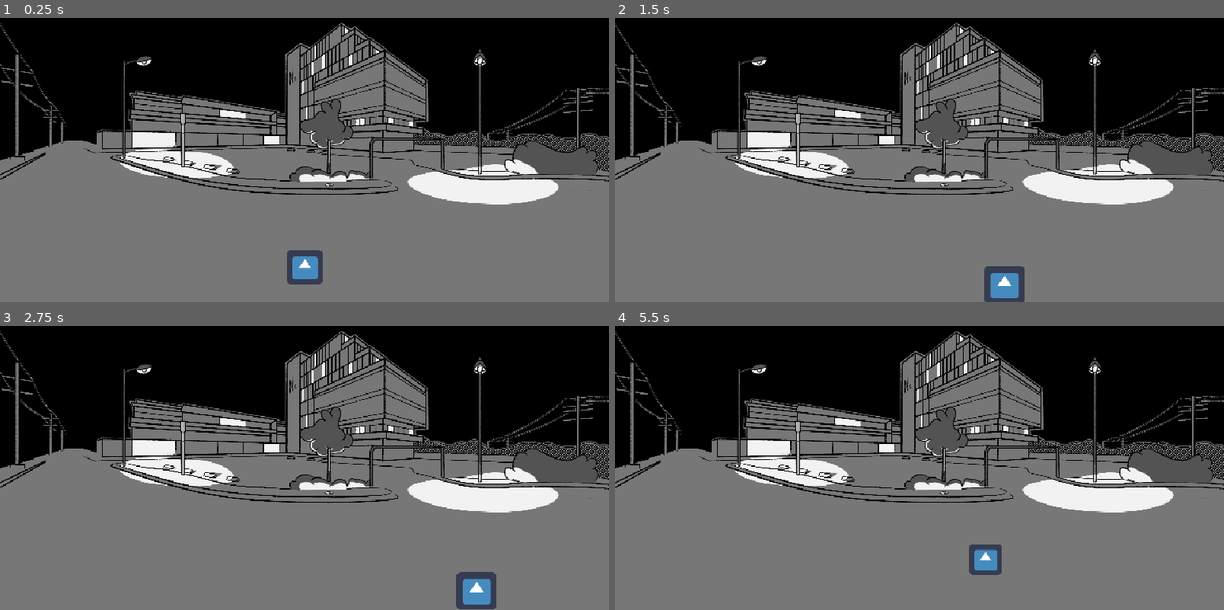
Above: before the commit, frames 1-4 (two rows, left to right).
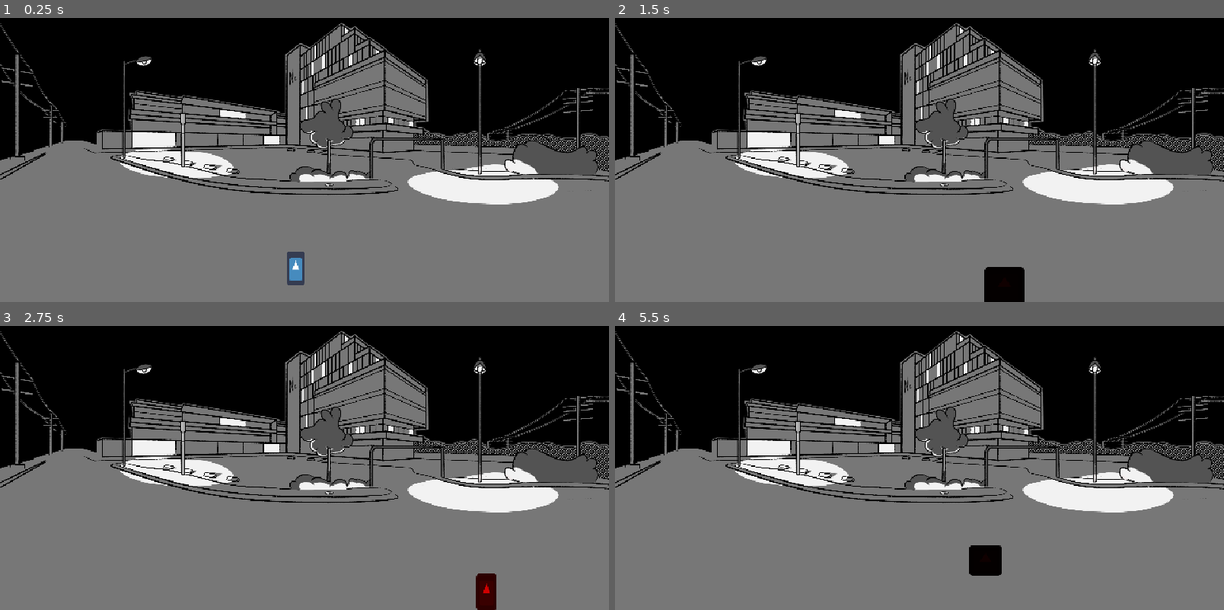
Above: after the commit, the same moments.

Repository: polterskn/godot-terminal-clone
Game: Godot game, scene res://scenes/locations/map_left/main_left.tscn
Same seed, same stepped clock (60 frames per second), same inputs: the game is played once before the commit and once after it. The project has no main scene, so this scene is started directly. The engine's default icon, where the game draws it, is replaced by a stand-in: a white triangle on a blue panel in a dark square.
Inputs:
- Up to frame 1 (0.25 s): no input
- Up to frame 2 (1.5 s): tap Enter at 0.5 s; hold Right (ui_right) 0.53-1.28 s; hold Down (ui_down) from 1.28 s (still down)
- Up to frame 3 (2.75 s): tap Space at 2 s; release Down (ui_down) at 2.03 s; hold Right (ui_right) from 2.03 s (still down)
- Up to frame 4 (5.5 s): release Right (ui_right) at 2.78 s; hold Up (ui_up) 2.78-3.53 s; hold Left (ui_left) 3.53-5.03 s; hold Down (ui_down) from 5.03 s (still down)

The runs differ from the first frame. In frame 1, 0.5% of the frame differs, in the area x 47-53%, y 81-95%; in frame 2, 0.8%; in frame 3, 0.9%, in the area x 74-82%, y 86-100%; in frame 4, 0.6%.

Commit message:
Added animation tree to player

Diff:
--- a/scenes/entities/player/player_controller.tscn
+++ b/scenes/entities/player/player_controller.tscn
@@ -6,6 +6,481 @@
 [sub_resource type="RectangleShape2D" id=1]
 extents = Vector2( 64, 10 )
 
+[sub_resource type="Animation" id=2]
+resource_name = "idle_E"
+length = 0.001
+tracks/0/type = "value"
+tracks/0/path = NodePath("spr:scale")
+tracks/0/interp = 1
+tracks/0/loop_wrap = true
+tracks/0/imported = false
+tracks/0/enabled = true
+tracks/0/keys = {
+"times": PoolRealArray( 0 ),
+"transitions": PoolRealArray( 1 ),
+"update": 0,
+"values": [ Vector2( 1, 1.875 ) ]
+}
+tracks/1/type = "value"
+tracks/1/path = NodePath("spr:position")
+tracks/1/interp = 1
+tracks/1/loop_wrap = true
+tracks/1/imported = false
+tracks/1/enabled = true
+tracks/1/keys = {
+"times": PoolRealArray( 0 ),
+"transitions": PoolRealArray( 1 ),
+"update": 0,
+"values": [ Vector2( 32, -48 ) ]
+}
+tracks/2/type = "value"
+tracks/2/path = NodePath("spr:flip_v")
+tracks/2/interp = 1
+tracks/2/loop_wrap = true
+tracks/2/imported = false
+tracks/2/enabled = true
+tracks/2/keys = {
+"times": PoolRealArray( 0 ),
+"transitions": PoolRealArray( 1 ),
+"update": 1,
+"values": [ false ]
+}
+tracks/3/type = "value"
+tracks/3/path = NodePath("spr:modulate")
+tracks/3/interp = 1
+tracks/3/loop_wrap = true
+tracks/3/imported = false
+tracks/3/enabled = true
+tracks/3/keys = {
+"times": PoolRealArray( 0 ),
+"transitions": PoolRealArray( 1 ),
+"update": 0,
+"values": [ Color( 1, 1, 1, 1 ) ]
+}
+
+[sub_resource type="Animation" id=3]
+resource_name = "idle_N"
+length = 0.001
+tracks/0/type = "value"
+tracks/0/path = NodePath("spr:scale")
+tracks/0/interp = 1
+tracks/0/loop_wrap = true
+tracks/0/imported = false
+tracks/0/enabled = true
+tracks/0/keys = {
+"times": PoolRealArray( 0 ),
+"transitions": PoolRealArray( 1 ),
+"update": 0,
+"values": [ Vector2( 2, 1.875 ) ]
+}
+tracks/1/type = "value"
+tracks/1/path = NodePath("spr:position")
+tracks/1/interp = 1
+tracks/1/loop_wrap = true
+tracks/1/imported = false
+tracks/1/enabled = true
+tracks/1/keys = {
+"times": PoolRealArray( 0 ),
+"transitions": PoolRealArray( 1 ),
+"update": 0,
+"values": [ Vector2( 0, -48 ) ]
+}
+tracks/2/type = "value"
+tracks/2/path = NodePath("spr:flip_v")
+tracks/2/interp = 1
+tracks/2/loop_wrap = true
+tracks/2/imported = false
+tracks/2/enabled = true
+tracks/2/keys = {
+"times": PoolRealArray( 0 ),
+"transitions": PoolRealArray( 1 ),
+"update": 1,
+"values": [ false ]
+}
+tracks/3/type = "value"
+tracks/3/path = NodePath("spr:modulate")
+tracks/3/interp = 1
+tracks/3/loop_wrap = true
+tracks/3/imported = false
+tracks/3/enabled = true
+tracks/3/keys = {
+"times": PoolRealArray( 0 ),
+"transitions": PoolRealArray( 1 ),
+"update": 0,
+"values": [ Color( 1, 1, 1, 1 ) ]
+}
+
+[sub_resource type="Animation" id=4]
+resource_name = "idle_S"
+length = 0.001
+tracks/0/type = "value"
+tracks/0/path = NodePath("spr:flip_v")
+tracks/0/interp = 1
+tracks/0/loop_wrap = true
+tracks/0/imported = false
+tracks/0/enabled = true
+tracks/0/keys = {
+"times": PoolRealArray( 0 ),
+"transitions": PoolRealArray( 1 ),
+"update": 1,
+"values": [ true ]
+}
+tracks/1/type = "value"
+tracks/1/path = NodePath("spr:scale")
+tracks/1/interp = 1
+tracks/1/loop_wrap = true
+tracks/1/imported = false
+tracks/1/enabled = true
+tracks/1/keys = {
+"times": PoolRealArray( 0 ),
+"transitions": PoolRealArray( 1 ),
+"update": 0,
+"values": [ Vector2( 2, 1.875 ) ]
+}
+tracks/2/type = "value"
+tracks/2/path = NodePath("spr:position")
+tracks/2/interp = 1
+tracks/2/loop_wrap = true
+tracks/2/imported = false
+tracks/2/enabled = true
+tracks/2/keys = {
+"times": PoolRealArray( 0 ),
+"transitions": PoolRealArray( 1 ),
+"update": 0,
+"values": [ Vector2( 0, -48 ) ]
+}
+tracks/3/type = "value"
+tracks/3/path = NodePath("spr:modulate")
+tracks/3/interp = 1
+tracks/3/loop_wrap = true
+tracks/3/imported = false
+tracks/3/enabled = true
+tracks/3/keys = {
+"times": PoolRealArray( 0 ),
+"transitions": PoolRealArray( 1 ),
+"update": 0,
+"values": [ Color( 1, 1, 1, 1 ) ]
+}
+
+[sub_resource type="Animation" id=5]
+resource_name = "idle_W"
+length = 0.001
+tracks/0/type = "value"
+tracks/0/path = NodePath("spr:flip_v")
+tracks/0/interp = 1
+tracks/0/loop_wrap = true
+tracks/0/imported = false
+tracks/0/enabled = true
+tracks/0/keys = {
+"times": PoolRealArray( 0 ),
+"transitions": PoolRealArray( 1 ),
+"update": 1,
+"values": [ false ]
+}
+tracks/1/type = "value"
+tracks/1/path = NodePath("spr:position")
+tracks/1/interp = 1
+tracks/1/loop_wrap = true
+tracks/1/imported = false
+tracks/1/enabled = true
+tracks/1/keys = {
+"times": PoolRealArray( 0 ),
+"transitions": PoolRealArray( 1 ),
+"update": 0,
+"values": [ Vector2( -32, -48 ) ]
+}
+tracks/2/type = "value"
+tracks/2/path = NodePath("spr:scale")
+tracks/2/interp = 1
+tracks/2/loop_wrap = true
+tracks/2/imported = false
+tracks/2/enabled = true
+tracks/2/keys = {
+"times": PoolRealArray( 0 ),
+"transitions": PoolRealArray( 1 ),
+"update": 0,
+"values": [ Vector2( 1, 1.875 ) ]
+}
+tracks/3/type = "value"
+tracks/3/path = NodePath("spr:modulate")
+tracks/3/interp = 1
+tracks/3/loop_wrap = true
+tracks/3/imported = false
+tracks/3/enabled = true
+tracks/3/keys = {
+"times": PoolRealArray( 0 ),
+"transitions": PoolRealArray( 1 ),
+"update": 0,
+"values": [ Color( 1, 1, 1, 1 ) ]
+}
+
+[sub_resource type="Animation" id=6]
+resource_name = "walk_E"
+loop = true
+tracks/0/type = "value"
+tracks/0/path = NodePath("spr:flip_v")
+tracks/0/interp = 1
+tracks/0/loop_wrap = true
+tracks/0/imported = false
+tracks/0/enabled = true
+tracks/0/keys = {
+"times": PoolRealArray( 0 ),
+"transitions": PoolRealArray( 1 ),
+"update": 1,
+"values": [ false ]
+}
+tracks/1/type = "value"
+tracks/1/path = NodePath("spr:modulate")
+tracks/1/interp = 1
+tracks/1/loop_wrap = true
+tracks/1/imported = false
+tracks/1/enabled = true
+tracks/1/keys = {
+"times": PoolRealArray( 0, 1 ),
+"transitions": PoolRealArray( 1, 1 ),
+"update": 0,
+"values": [ Color( 1, 0, 0, 1 ), Color( 0, 0, 0, 1 ) ]
+}
+tracks/2/type = "value"
+tracks/2/path = NodePath("spr:scale")
+tracks/2/interp = 1
+tracks/2/loop_wrap = true
+tracks/2/imported = false
+tracks/2/enabled = true
+tracks/2/keys = {
+"times": PoolRealArray( 0 ),
+"transitions": PoolRealArray( 1 ),
+"update": 0,
+"values": [ Vector2( 1, 1.875 ) ]
+}
+tracks/3/type = "value"
+tracks/3/path = NodePath("spr:position")
+tracks/3/interp = 1
+tracks/3/loop_wrap = true
+tracks/3/imported = false
+tracks/3/enabled = true
+tracks/3/keys = {
+"times": PoolRealArray( 0 ),
+"transitions": PoolRealArray( 1 ),
+"update": 0,
+"values": [ Vector2( 32, -48 ) ]
+}
+
+[sub_resource type="Animation" id=7]
+resource_name = "walk_N"
+loop = true
+tracks/0/type = "value"
+tracks/0/path = NodePath("spr:scale")
+tracks/0/interp = 1
+tracks/0/loop_wrap = true
+tracks/0/imported = false
+tracks/0/enabled = true
+tracks/0/keys = {
+"times": PoolRealArray( 0 ),
+"transitions": PoolRealArray( 1 ),
+"update": 0,
+"values": [ Vector2( 2, 1.875 ) ]
+}
+tracks/1/type = "value"
+tracks/1/path = NodePath("spr:position")
+tracks/1/interp = 1
+tracks/1/loop_wrap = true
+tracks/1/imported = false
+tracks/1/enabled = true
+tracks/1/keys = {
+"times": PoolRealArray( 0 ),
+"transitions": PoolRealArray( 1 ),
+"update": 0,
+"values": [ Vector2( 0, -48 ) ]
+}
+tracks/2/type = "value"
+tracks/2/path = NodePath("spr:flip_v")
+tracks/2/interp = 1
+tracks/2/loop_wrap = true
+tracks/2/imported = false
+tracks/2/enabled = true
+tracks/2/keys = {
+"times": PoolRealArray( 0 ),
+"transitions": PoolRealArray( 1 ),
+"update": 1,
+"values": [ false ]
+}
+tracks/3/type = "value"
+tracks/3/path = NodePath("spr:modulate")
+tracks/3/interp = 1
+tracks/3/loop_wrap = true
+tracks/3/imported = false
+tracks/3/enabled = true
+tracks/3/keys = {
+"times": PoolRealArray( 0, 1 ),
+"transitions": PoolRealArray( 1, 1 ),
+"update": 0,
+"values": [ Color( 1, 0, 0, 1 ), Color( 0, 0, 0, 1 ) ]
+}
+
+[sub_resource type="Animation" id=8]
+resource_name = "walk_S"
+loop = true
+tracks/0/type = "value"
+tracks/0/path = NodePath("spr:flip_v")
+tracks/0/interp = 1
+tracks/0/loop_wrap = true
+tracks/0/imported = false
+tracks/0/enabled = true
+tracks/0/keys = {
+"times": PoolRealArray( 0 ),
+"transitions": PoolRealArray( 1 ),
+"update": 1,
+"values": [ true ]
+}
+tracks/1/type = "value"
+tracks/1/path = NodePath("spr:scale")
+tracks/1/interp = 1
+tracks/1/loop_wrap = true
+tracks/1/imported = false
+tracks/1/enabled = true
+tracks/1/keys = {
+"times": PoolRealArray( 0 ),
+"transitions": PoolRealArray( 1 ),
+"update": 0,
+"values": [ Vector2( 2, 1.875 ) ]
+}
+tracks/2/type = "value"
+tracks/2/path = NodePath("spr:position")
+tracks/2/interp = 1
+tracks/2/loop_wrap = true
+tracks/2/imported = false
+tracks/2/enabled = true
+tracks/2/keys = {
+"times": PoolRealArray( 0 ),
+"transitions": PoolRealArray( 1 ),
+"update": 0,
+"values": [ Vector2( 0, -48 ) ]
+}
+tracks/3/type = "value"
+tracks/3/path = NodePath("spr:modulate")
+tracks/3/interp = 1
+tracks/3/loop_wrap = true
+tracks/3/imported = false
+tracks/3/enabled = true
+tracks/3/keys = {
+"times": PoolRealArray( 0, 1 ),
+"transitions": PoolRealArray( 1, 1 ),
+"update": 0,
+"values": [ Color( 1, 0, 0, 1 ), Color( 0, 0, 0, 1 ) ]
+}
+
+[sub_resource type="Animation" id=9]
+resource_name = "walk_W"
+loop = true
+tracks/0/type = "value"
+tracks/0/path = NodePath("spr:flip_v")
+tracks/0/interp = 1
+tracks/0/loop_wrap = true
+tracks/0/imported = false
+tracks/0/enabled = true
+tracks/0/keys = {
+"times": PoolRealArray( 0 ),
+"transitions": PoolRealArray( 1 ),
+"update": 1,
+"values": [ false ]
+}
+tracks/1/type = "value"
+tracks/1/path = NodePath("spr:position")
+tracks/1/interp = 1
+tracks/1/loop_wrap = true
+tracks/1/imported = false
+tracks/1/enabled = true
+tracks/1/keys = {
+"times": PoolRealArray( 0 ),
+"transitions": PoolRealArray( 1 ),
+"update": 0,
+"values": [ Vector2( -32, -48 ) ]
+}
+tracks/2/type = "value"
+tracks/2/path = NodePath("spr:scale")
+tracks/2/interp = 1
+tracks/2/loop_wrap = true
+tracks/2/imported = false
+tracks/2/enabled = true
+tracks/2/keys = {
+"times": PoolRealArray( 0 ),
+"transitions": PoolRealArray( 1 ),
+"update": 0,
+"values": [ Vector2( 1, 1.875 ) ]
+}
+tracks/3/type = "value"
+tracks/3/path = NodePath("spr:modulate")
+tracks/3/interp = 1
+tracks/3/loop_wrap = true
+tracks/3/imported = false
+tracks/3/enabled = true
+tracks/3/keys = {
+"times": PoolRealArray( 0, 1 ),
+"transitions": PoolRealArray( 1, 1 ),
+"update": 0,
+"values": [ Color( 1, 0, 0, 1 ), Color( 0, 0, 0, 1 ) ]
+}
+
+[sub_resource type="AnimationNodeAnimation" id=10]
+animation = "idle_W"
+
+[sub_resource type="AnimationNodeAnimation" id=11]
+animation = "idle_E"
+
+[sub_resource type="AnimationNodeAnimation" id=12]
+animation = "idle_S"
+
+[sub_resource type="AnimationNodeAnimation" id=13]
+animation = "idle_N"
+
+[sub_resource type="AnimationNodeBlendSpace2D" id=14]
+blend_point_0/node = SubResource( 10 )
+blend_point_0/pos = Vector2( -1, 0 )
+blend_point_1/node = SubResource( 11 )
+blend_point_1/pos = Vector2( 1, 0 )
+blend_point_2/node = SubResource( 12 )
+blend_point_2/pos = Vector2( 0, 1 )
+blend_point_3/node = SubResource( 13 )
+blend_point_3/pos = Vector2( 0, -1 )
+blend_mode = 1
+
+[sub_resource type="AnimationNodeAnimation" id=15]
+animation = "walk_W"
+
+[sub_resource type="AnimationNodeAnimation" id=16]
+animation = "walk_E"
+
+[sub_resource type="AnimationNodeAnimation" id=17]
+animation = "walk_N"
+
+[sub_resource type="AnimationNodeAnimation" id=18]
+animation = "walk_S"
+
+[sub_resource type="AnimationNodeBlendSpace2D" id=19]
+blend_point_0/node = SubResource( 15 )
+blend_point_0/pos = Vector2( -1, 0 )
+blend_point_1/node = SubResource( 16 )
+blend_point_1/pos = Vector2( 1, 0 )
+blend_point_2/node = SubResource( 17 )
+blend_point_2/pos = Vector2( 0, -1 )
+blend_point_3/node = SubResource( 18 )
+blend_point_3/pos = Vector2( 0, 1 )
+
+[sub_resource type="AnimationNodeStateMachineTransition" id=20]
+
+[sub_resource type="AnimationNodeStateMachineTransition" id=21]
+
+[sub_resource type="AnimationNodeStateMachine" id=22]
+states/Idle/node = SubResource( 14 )
+states/Idle/position = Vector2( 321, 77 )
+states/Walk/node = SubResource( 19 )
+states/Walk/position = Vector2( 536, 77 )
+transitions = [ "Idle", "Walk", SubResource( 20 ), "Walk", "Idle", SubResource( 21 ) ]
+start_node = "Idle"
+
+[sub_resource type="AnimationNodeStateMachinePlayback" id=23]
+
 [node name="Body" type="KinematicBody2D"]
 script = ExtResource( 2 )
 
@@ -13,6 +488,24 @@
 shape = SubResource( 1 )
 
 [node name="spr" type="Sprite" parent="."]
-position = Vector2( 1.90735e-06, -52 )
-scale = Vector2( 2, 1.875 )
+position = Vector2( -32, -48 )
+scale = Vector2( 1, 1.875 )
 texture = ExtResource( 1 )
+
+[node name="anim" type="AnimationPlayer" parent="."]
+anims/idle_E = SubResource( 2 )
+anims/idle_N = SubResource( 3 )
+anims/idle_S = SubResource( 4 )
+anims/idle_W = SubResource( 5 )
+anims/walk_E = SubResource( 6 )
+anims/walk_N = SubResource( 7 )
+anims/walk_S = SubResource( 8 )
+anims/walk_W = SubResource( 9 )
+
+[node name="tree" type="AnimationTree" parent="."]
+tree_root = SubResource( 22 )
+anim_player = NodePath("../anim")
+active = true
+parameters/playback = SubResource( 23 )
+parameters/Idle/blend_position = Vector2( 0, 0 )
+parameters/Walk/blend_position = Vector2( 0, 0 )
--- a/scripts/entities/player/player_controller.gd
+++ b/scripts/entities/player/player_controller.gd
@@ -9,6 +9,9 @@
 	'ui_right': Vector2.RIGHT,
 	'ui_down': Vector2.DOWN,
 }
+
+onready var anim_tree = $tree
+onready var anim_mode = anim_tree.get("parameters/playback")
 
 var direction_history = []
 var motion = Vector2()
@@ -64,6 +67,11 @@
 	if direction_history.size():
 		var direction = direction_history[direction_history.size() - 1]
 		motion = MOVEMENTS[direction]
+		anim_tree.set("parameters/Walk/blend_position", motion.normalized())
+		anim_tree.set("parameters/Idle/blend_position", motion.normalized())
+		anim_mode.travel("Walk")
+	else:
+		anim_mode.travel("Idle")
 
 # Called every frame.
 func _process(_delta):
Not shown: 1 places in scenes/entities/player/player_controller.tscn that only renumber resources
